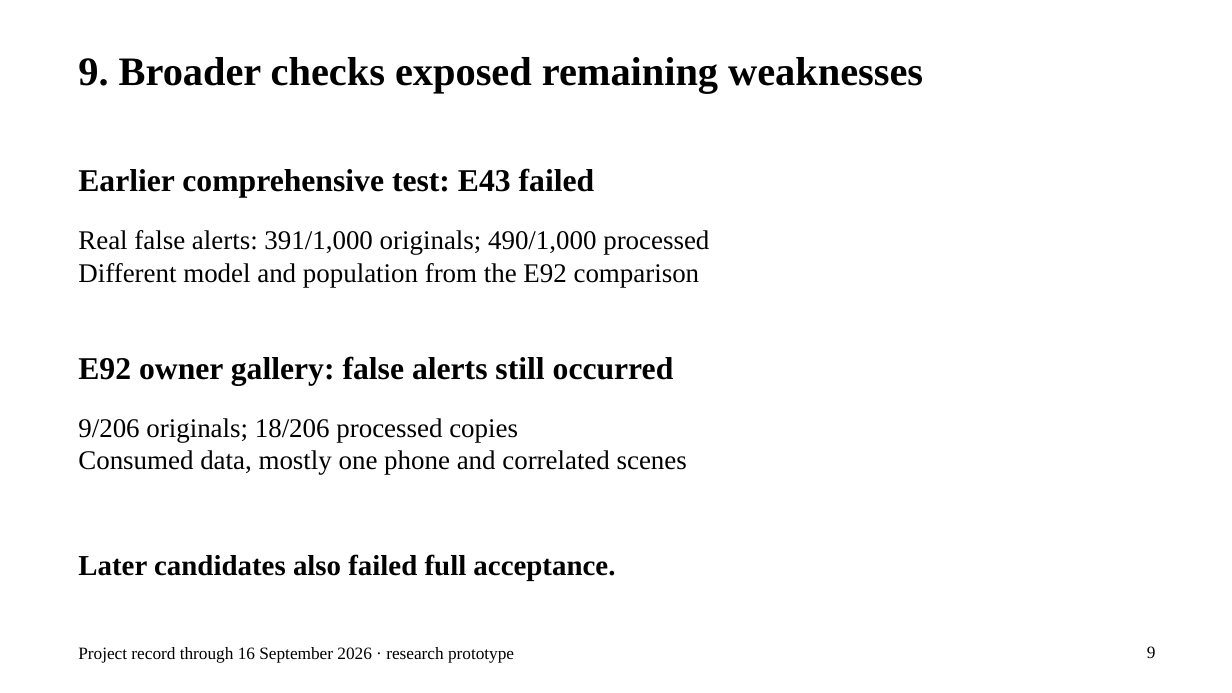
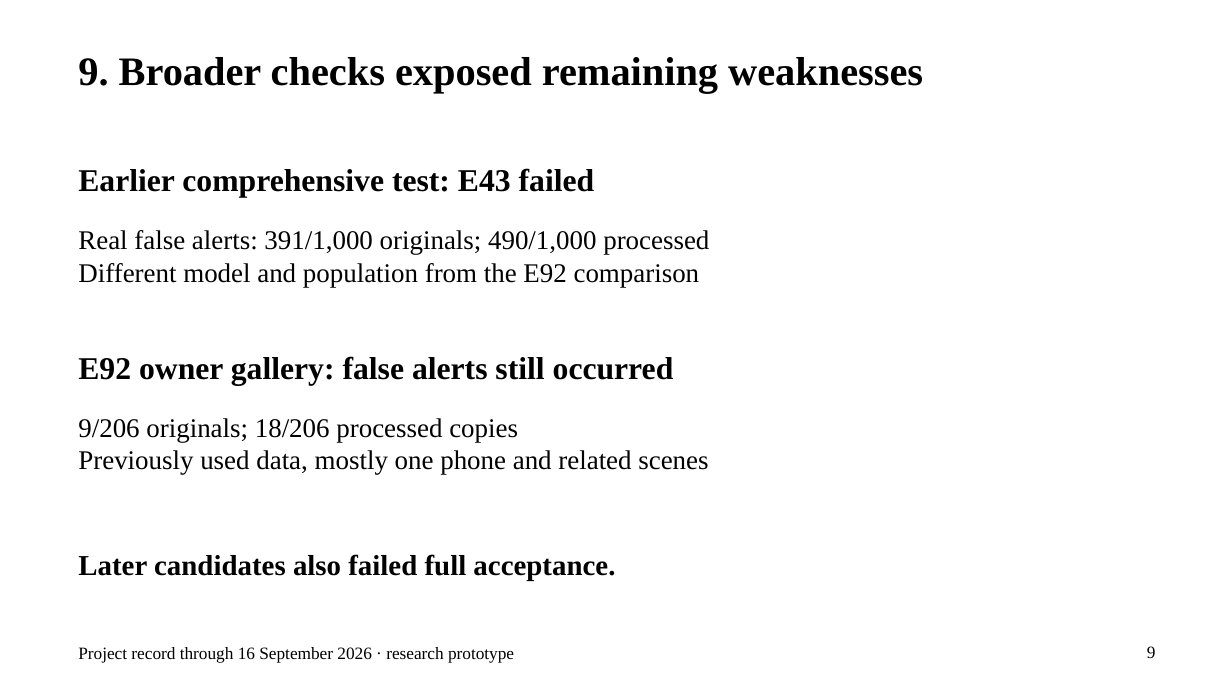
Before and after one commit to EfeHanKeles346/ai-image-detector, a slide deck: slide 9 of rapor/final_2026/deliverables/CS395_Presentation_EfeHan_Keles_25September2026.pptx. Drawn at 1232x693 pixels with LibreOffice and Linux fonts; fonts in the diff are those of the drawing. Boxes give left, top, right and bottom in pixels: in the first picture for what was removed or moved away, otherwise in the second. Text is boxed around its words. In the diff, an @@ line names an element or a change of style, - is before the commit and + after.

```diff
--- a/rapor/final_2026/deliverables/CS395_Presentation_EfeHan_Keles_25September2026.pptx
+++ b/rapor/final_2026/deliverables/CS395_Presentation_EfeHan_Keles_25September2026.pptx
@@ text at <box>78,450,708,475</box>: text changed @@
-Consumed data, mostly one phone and correlated scenes
+Previously used data, mostly one phone and related scenes
```
Also in this commit, not shown: 1 other slide changed, 22 other files.
